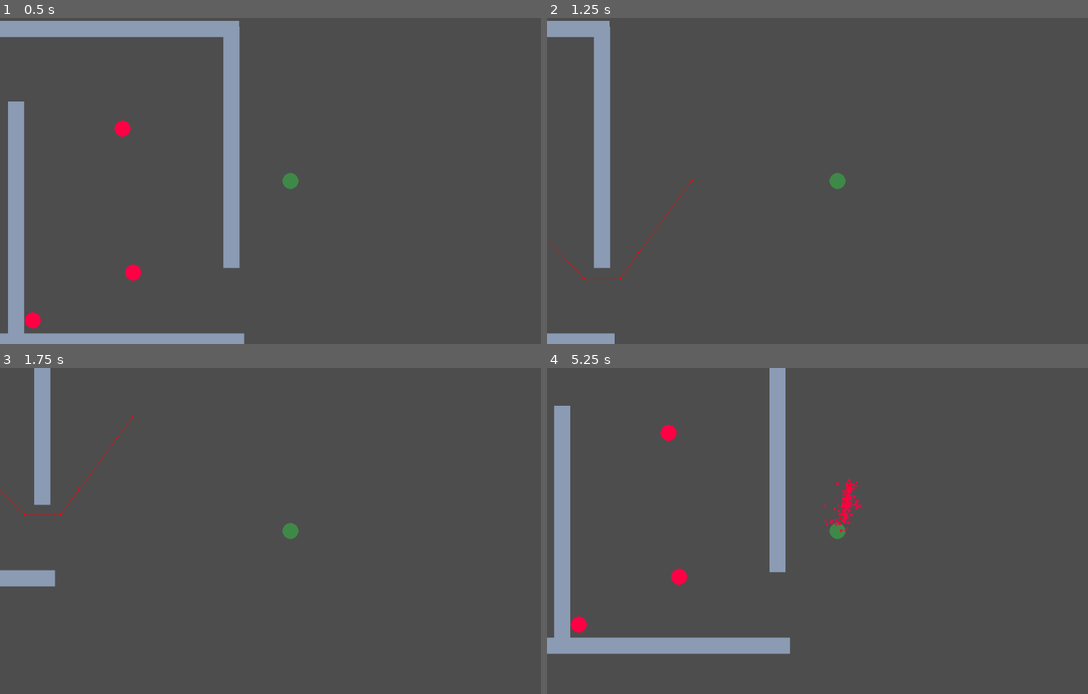
Above: before the commit, frames 1-4 (two rows, left to right).
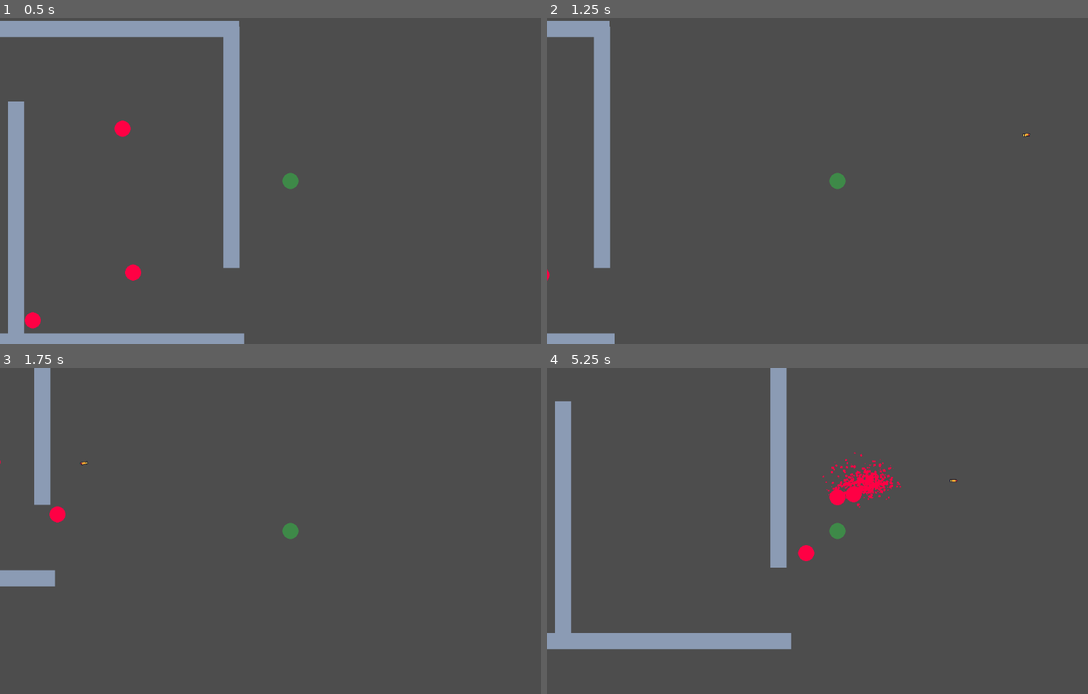
Above: after the commit, the same moments.

Repository: whocares-abt/fast-pace
Game: Godot game, scene res://Scenes/debug_map.tscn
Two runs of this game, one before a commit and one after it. Both use one fixed random seed, a clock stepped at 60 frames per second and the inputs below.
Inputs (mouse positions are in pixels of both pictures, inside the frame that each line leads up to):
- Up to frame 1 (0.5 s): no input
- Up to frame 2 (1.25 s): tap Enter at 0.5 s; move the mouse to (963, 164) at 0.52 s; press the mouse at (963, 164) at 0.53 s; hold D (move_right) from 0.53 s (still down)
- Up to frame 3 (1.75 s): move the mouse to (173, 547) at 1.27 s; release D (move_right) at 1.28 s; release the mouse at (173, 547) at 1.28 s; hold S (move_down) from 1.28 s (still down); click (173, 547) at 1.35 s
- Up to frame 4 (5.25 s): move the mouse to (893, 459) at 2.02 s; release S (move_down) at 2.03 s; press the mouse at (893, 459) at 2.03 s; hold D (move_right) 2.03-2.78 s; move the mouse to (806, 596) at 2.77 s; release the mouse at (806, 596) at 2.78 s; hold W (move_up) 2.78-3.53 s; click (806, 596) at 2.85 s; tap Space at 3.5 s; move the mouse to (1012, 579) at 3.52 s; press the mouse at (1012, 579) at 3.53 s; hold A (move_left) 3.53-5.03 s; move the mouse to (660, 482) at 4.27 s; release the mouse at (660, 482) at 4.28 s; click (660, 482) at 4.35 s; move the mouse to (866, 531) at 5.02 s; press the mouse at (866, 531) at 5.03 s; hold S (move_down) from 5.03 s (still down)

Frame 1 is identical in both runs. In frame 2, 0.1% of the frame differs, in the area x 0-90%, y 35-81%; in frame 3, 0.2%; in frame 4, 3.3%, in the area x 0-76%, y 0-88%.

Commit message:
Changed enemy and player to be on seperate physics layers

Diff:
--- a/Scenes/AI/navigation_component.tscn
+++ b/Scenes/AI/navigation_component.tscn
@@ -3,8 +3,8 @@
 [ext_resource type="Script" uid="uid://nn5qjqphbj5d" path="res://Scripts/AI/navigation_component.gd" id="1_ofku4"]
 
 [node name="NavigationComponent" type="NavigationAgent2D"]
-debug_enabled = true
 script = ExtResource("1_ofku4")
+time = 0.3
 
 [node name="NavTimer" type="Timer" parent="."]
 autostart = true
--- a/Scenes/Characters/enemy_character.tscn
+++ b/Scenes/Characters/enemy_character.tscn
@@ -36,6 +36,8 @@
 radius = 21.023796
 
 [node name="EnemyCharacter" type="CharacterBody2D"]
+collision_layer = 4
+collision_mask = 4
 motion_mode = 1
 script = ExtResource("1_nraa5")
 
@@ -53,6 +55,7 @@
 shape = SubResource("CircleShape2D_sdh2x")
 
 [node name="GPUParticles2D" type="GPUParticles2D" parent="."]
+z_index = -5
 emitting = false
 amount = 1000
 lifetime = 0.3
--- a/Scenes/Combat/bullet.tscn
+++ b/Scenes/Combat/bullet.tscn
@@ -27,7 +27,7 @@
 
 [node name="EnvironmentCollider" type="Area2D" parent="."]
 collision_layer = 0
-collision_mask = 4
+collision_mask = 8
 
 [node name="CollisionShape2D" type="CollisionShape2D" parent="EnvironmentCollider"]
 rotation = 1.5707964
--- a/Scenes/Environment/wall.tscn
+++ b/Scenes/Environment/wall.tscn
@@ -16,8 +16,8 @@
 texture = ExtResource("1_l8g5h")
 
 [node name="StaticBody2D" type="StaticBody2D" parent="."]
-visible = false
-collision_layer = 5
+collision_layer = 13
+collision_mask = 5
 
 [node name="CollisionShape2D" type="CollisionShape2D" parent="StaticBody2D"]
 shape = SubResource("RectangleShape2D_3l8k3")
--- a/Scenes/debug_map.tscn
+++ b/Scenes/debug_map.tscn
@@ -50,20 +50,25 @@
 position = Vector2(-180, 275)
 goal = NodePath("../../PlayerCharacter")
 
-[node name="EnemyCharacter3" parent="Enemies" instance=ExtResource("4_6mob1")]
+[node name="EnemyCharacter3" parent="Enemies" node_paths=PackedStringArray("goal") instance=ExtResource("4_6mob1")]
 position = Vector2(-338, 11)
+goal = NodePath("../../PlayerCharacter")
 
-[node name="EnemyCharacter4" parent="Enemies" instance=ExtResource("4_6mob1")]
+[node name="EnemyCharacter4" parent="Enemies" node_paths=PackedStringArray("goal") instance=ExtResource("4_6mob1")]
 position = Vector2(98, -61)
+goal = NodePath("../../PlayerCharacter")
 
-[node name="EnemyCharacter5" parent="Enemies" instance=ExtResource("4_6mob1")]
+[node name="EnemyCharacter5" parent="Enemies" node_paths=PackedStringArray("goal") instance=ExtResource("4_6mob1")]
 position = Vector2(119, 225)
+goal = NodePath("../../PlayerCharacter")
 
-[node name="EnemyCharacter2" parent="Enemies" instance=ExtResource("4_6mob1")]
+[node name="EnemyCharacter2" parent="Enemies" node_paths=PackedStringArray("goal") instance=ExtResource("4_6mob1")]
 position = Vector2(-543, 298)
+goal = NodePath("../../PlayerCharacter")
 
-[node name="EnemyCharacter6" parent="Enemies" instance=ExtResource("4_6mob1")]
+[node name="EnemyCharacter6" parent="Enemies" node_paths=PackedStringArray("goal") instance=ExtResource("4_6mob1")]
 position = Vector2(-80, 320)
+goal = NodePath("../../PlayerCharacter")
 
 [node name="BulletManager" parent="." instance=ExtResource("4_gu212")]
 
--- a/Scripts/AI/navigation_component.gd
+++ b/Scripts/AI/navigation_component.gd
@@ -1,7 +1,7 @@
 extends NavigationAgent2D
 
 var goal : Node2D
-@export var time = 1
+@export var time : float = 1
 @export var path_recalc_threshold = 10
 
 @onready var nav_timer = $NavTimer
--- a/Scripts/AI/navigation_region.gd
+++ b/Scripts/AI/navigation_region.gd
@@ -18,5 +18,3 @@
 
 	if (get_child_count() == 6):
 		bake_navigation_polygon()
-
-	print(get_child_count())
--- a/Scripts/Characters/enemy_character.gd
+++ b/Scripts/Characters/enemy_character.gd
@@ -36,6 +36,7 @@
 	collision_body.disabled = true
 	hitbox.monitorable = false
 	hitbox.monitoring = false
+	nav_comp.set_goal(null)
 
 	# To prevent blood splashes from disappearing
 	await get_tree().create_timer(particle.lifetime).timeout
--- a/Scripts/Characters/player_character.gd
+++ b/Scripts/Characters/player_character.gd
@@ -6,6 +6,7 @@
 
 func _ready() -> void:
 	weapon.add_hurtbox_owners(["Player"])
+	weapon.equip_weapon("pistol")
 
 func _input(event: InputEvent) -> void:
 	if (event.is_action_pressed("attack")):
--- a/project.godot
+++ b/project.godot
@@ -54,11 +54,11 @@
 
 [layer_names]
 
-2d_physics/layer_1="Physics/Environment"
+2d_physics/layer_1="Player/Environment"
 2d_navigation/layer_1="Enemy"
 2d_physics/layer_2="Hitbox/Hurtboxes"
-2d_physics/layer_3="Interactable"
-2d_physics/layer_4="Walls/Environment (for destroying objects on wall collision)"
+2d_physics/layer_3="Enemy/Environment"
+2d_physics/layer_4="Destroyable objects like bullets/Environment"
 
 [rendering]
 
